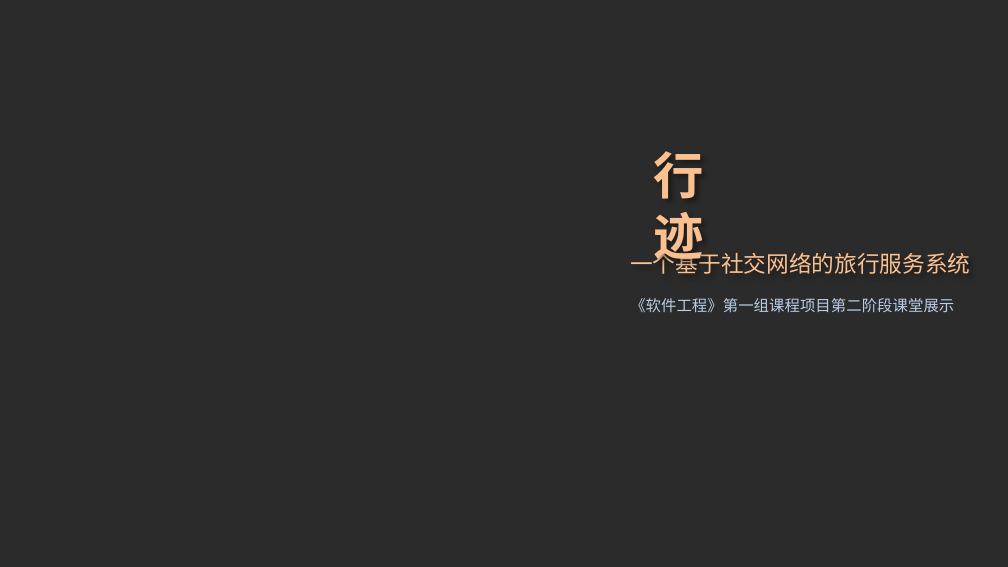
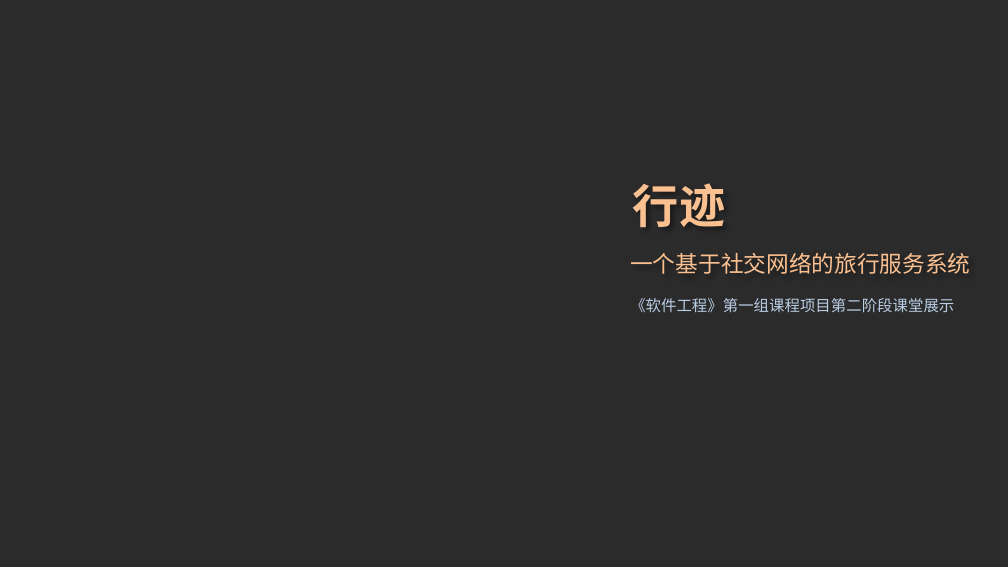
Before and after one commit to skyetim/travel_planning_website, a slide deck: slide 1 of doc/第二阶段课堂展示/第二阶段课堂展示.pptx. Drawn at 1008x567 pixels with LibreOffice and Linux fonts; fonts in the diff are those of the drawing; background and template pictures are left out; a plain dark background stands for a picture behind light text. Boxes give left, top, right and bottom in pixels: in the first picture for what was removed or moved away, otherwise in the second. Text is boxed around its words. In the diff, an @@ line names an element or a change of style, - is before the commit and + after.

```diff
--- a/doc/第二阶段课堂展示/第二阶段课堂展示.pptx
+++ b/doc/第二阶段课堂展示/第二阶段课堂展示.pptx
@@ text "行迹" at [633, 183, 725, 227]: size 36 to 33 pt @@
```
Also in this commit, not shown: 1 other slide changed, 3 slides added.
